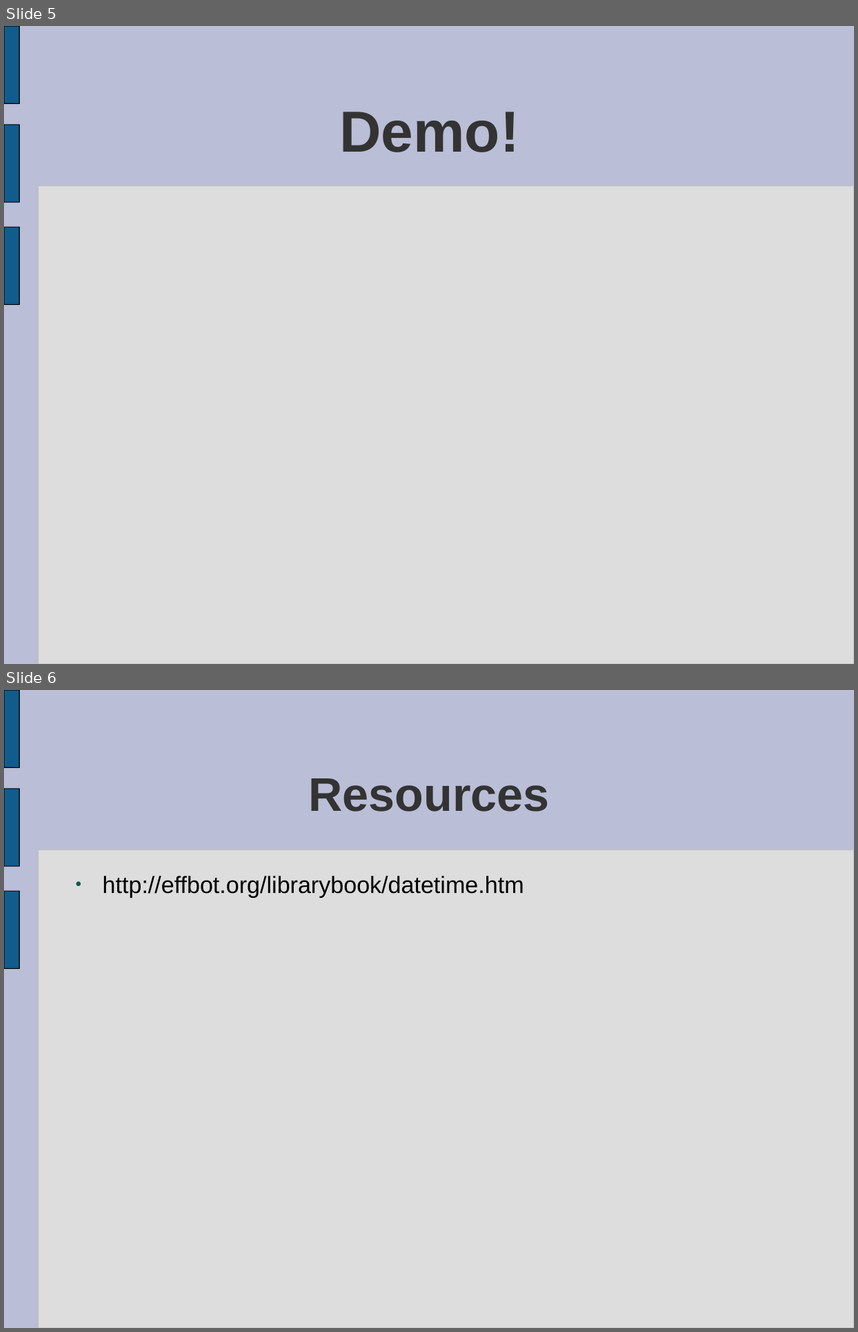
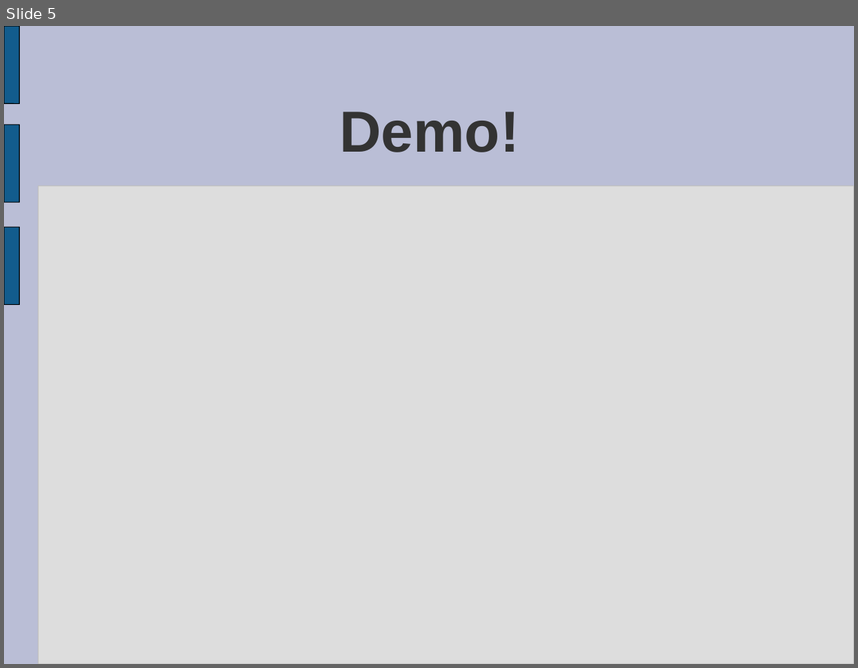
Before and after one commit to tdyhacker/pythonexploration, a slide deck: DateTime/DateTime.ppt. Shown one above the other, each under a label of ours: slides 5 and 6 before the commit, slide 5 after it. The pictures are 858x1332 and 858x668 pixels, drawn with LibreOffice and Linux fonts; fonts in the diff are those of the drawing. Boxes give left, top, right and bottom in pixels: in the first picture for what was removed or moved away, otherwise in the second. Text is boxed around its words. In the diff, an @@ line names an element or a change of style, - is before the commit and + after.

```diff
--- a/DateTime/DateTime.ppt
+++ b/DateTime/DateTime.ppt
@@ slide 6 removed at [4,690,854,1328], background #BABED6; not listed: 4 template elements that a slide beside it also shows @@
@@ title removed at [309,778,550,811] @@
-Resources
@@ text removed at [103,876,524,897] @@
-● http://effbot.org/librarybook/datetime.htm
```
Also in this commit, not shown: 4 slides changed.
